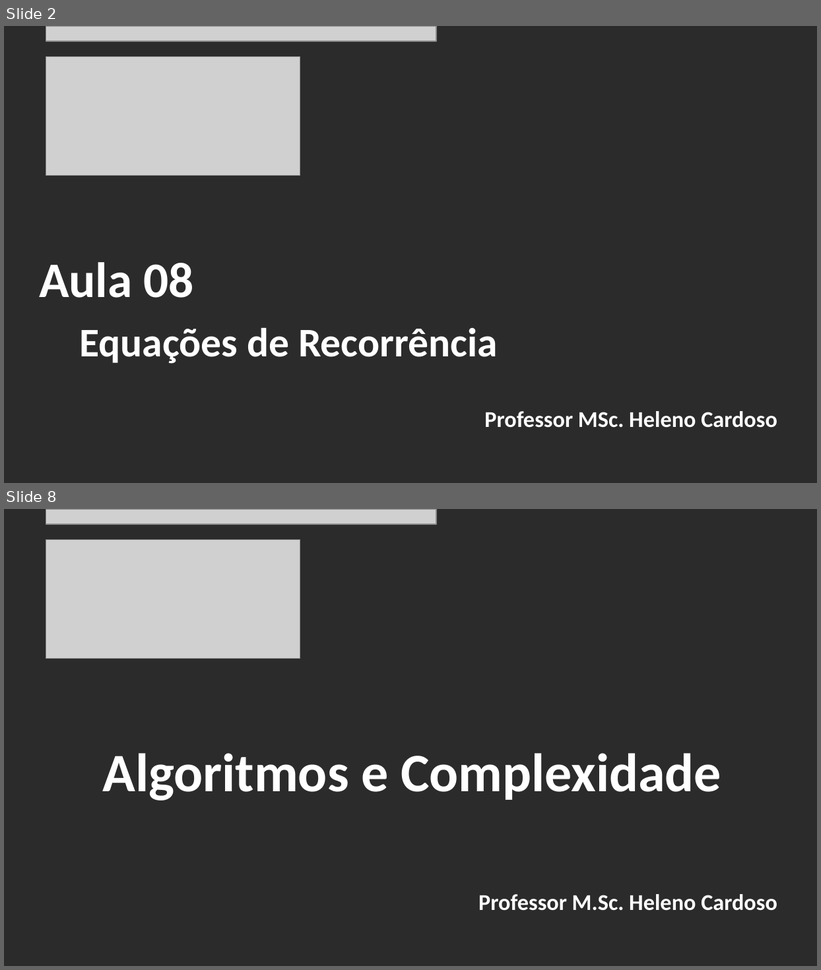
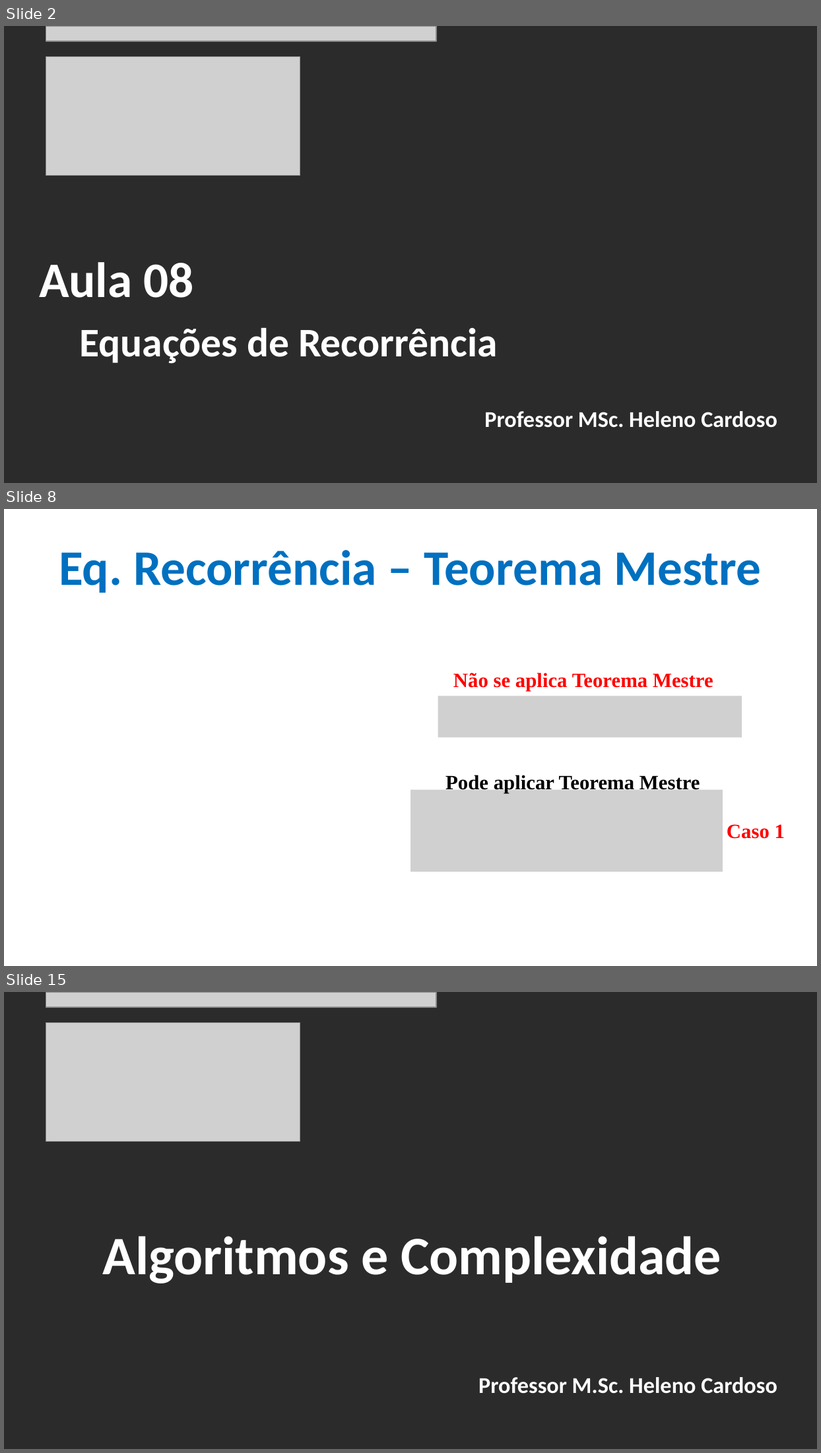
Before and after one commit to CloudEducationBrazil/WydenAlgoritmosEComplexidade, a slide deck: 01 Classes/Aula 08 - Algoritmos e Complexidade - Equações de Recorrência.pptx. Shown one above the other, each under a label of ours: slides 2 and 8 before the commit, slides 2, 8 and 15 after it; the slides between them are not shown. The pictures are 821x970 and 821x1453 pixels, drawn with LibreOffice and Linux fonts; fonts in the diff are those of the drawing; grey boxes stand for pictures; background and template pictures are left out; a plain dark background stands for a picture behind light text. Boxes give left, top, right and bottom in pixels: in the first picture for what was removed or moved away, otherwise in the second. Text is boxed around its words. In the diff, an @@ line names an element or a change of style, - is before the commit and + after.

```diff
--- a/01 Classes/Aula 08 - Algoritmos e Complexidade - Equações de Recorrência.pptx
+++ b/01 Classes/Aula 08 - Algoritmos e Complexidade - Equações de Recorrência.pptx
@@ slide 8 added at (4, 509, 817, 966), background picture (left out) @@
@@ title added at (59, 550, 762, 593), 44 pt, text #0070C0, bold @@
+Eq. Recorrência – Teorema Mestre
@@ text added at (453, 673, 714, 691), 18 pt, text #FF0000, bold @@
+Não se aplica Teorema Mestre
@@ picture added at (438, 696, 743, 737) @@
@@ text added at (446, 774, 700, 793), 18 pt, text #000000, bold @@
+Pode aplicar Teorema Mestre
@@ picture added at (411, 790, 723, 873) @@
@@ text added at (727, 824, 785, 839), 18 pt, text #FF0000, bold @@
+Caso 1
@@ what was slide 8 is now slide 15 @@
```
Also in this commit, not shown: 5 slides changed, 6 other slides added, 1 other file.
